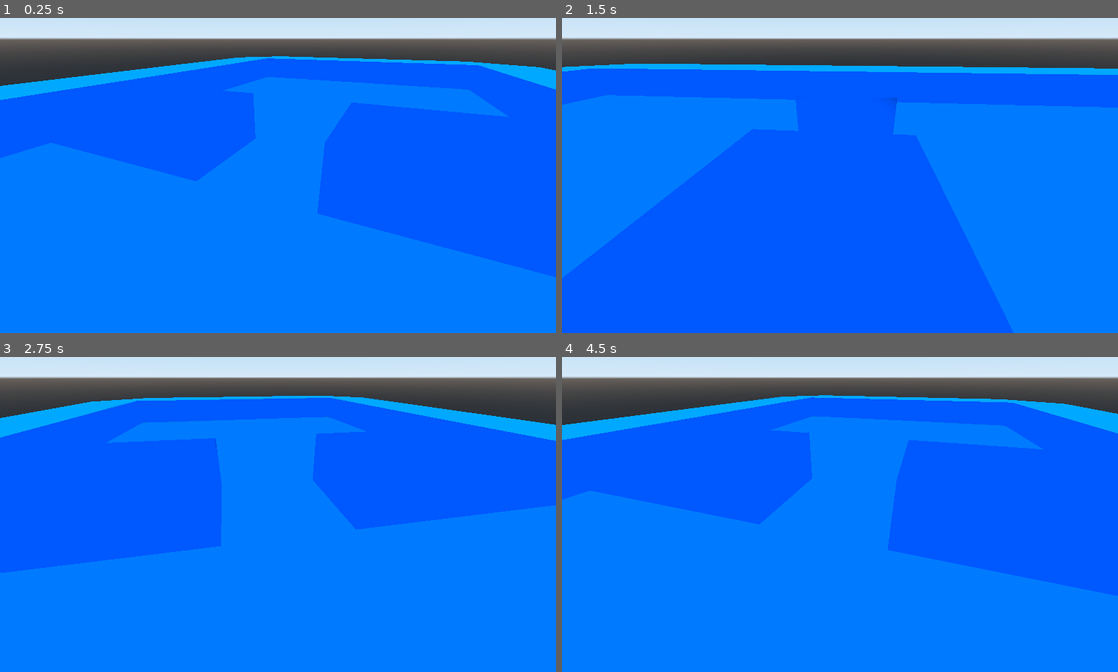
Above: before the commit, frames 1-4 (two rows, left to right).
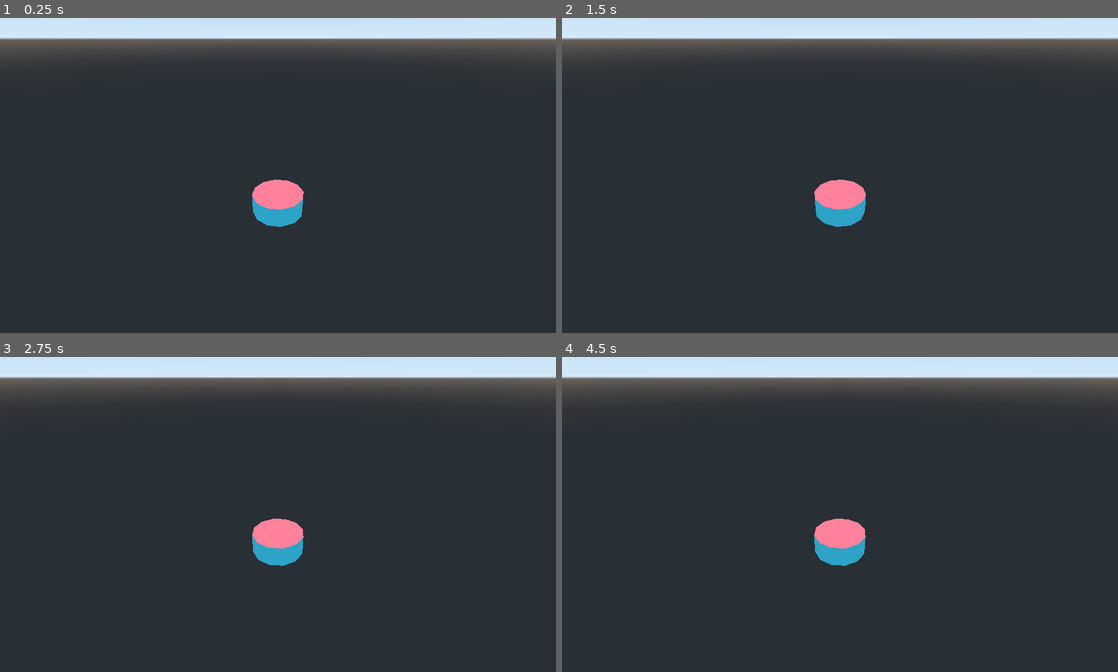
Above: after the commit, the same moments.

Repository: gamkedo-la/puck2000
Game: Godot game, scene res://test_scenes/asset_viewer/AssetViewer.tscn
The game is run twice, just before and just after one commit, with the same random seed, the same clock (stepped at 60 frames per second) and the same inputs. This scene is started directly instead of the project's main scene.
Inputs (mouse positions are in pixels of both pictures, inside the frame that each line leads up to):
- Up to frame 1 (0.25 s): no input
- Up to frame 2 (1.5 s): tap Enter (ui_accept) at 0.5, 0.77 s; move the mouse to (962, 153) at 0.52 s; tap Space (puck) at 0.6, 1.35 s; click (962, 153) at 0.67 s; move the mouse to (728, 188) at 1.27 s; click (728, 188) at 1.42 s
- Up to frame 3 (2.75 s): tap Enter (ui_accept) at 1.52 s; move the mouse to (333, 438) at 2.02 s; press the mouse at (333, 438) at 2.03 s; tap Space (puck) at 2.3 s
- Up to frame 4 (4.5 s): move the mouse to (812, 574) at 2.77 s; release the mouse at (812, 574) at 2.78 s; tap Space (puck) at 2.85, 3.6 s; click (812, 574) at 2.92 s; tap Enter (ui_accept) at 3.02, 3.77 s; move the mouse to (1006, 558) at 3.52 s; click (1006, 558) at 3.67 s; move the mouse to (673, 460) at 4.27 s; click (673, 460) at 4.35 s

The runs differ from the first frame. In frame 1, 85% of the frame differs, in the area x 0-100%, y 12-100%; in frame 2, 85%; in frame 3, 85%; in frame 4, 85%.

Commit message:
add input block between rounds

Diff:
--- a/scenes/GamePlay/GamePlay.tscn
+++ b/scenes/GamePlay/GamePlay.tscn
@@ -56,3 +56,10 @@
 margin_right = 172.0
 margin_bottom = 94.0
 text = "P2: 0"
+
+[node name="CanvasLayer" type="CanvasLayer" parent="."]
+
+[node name="InputBlock" type="CenterContainer" parent="."]
+visible = false
+anchor_right = 1.0
+anchor_bottom = 1.0
--- a/scenes/GamePlay/game_play.gd
+++ b/scenes/GamePlay/game_play.gd
@@ -29,7 +29,7 @@
 func _ready() -> void:
 	current_round = 0
 	# disable controls
-	_disable_input()
+	_toggle_input_block(true)
 	setup_field()
 #	opening_cinematic()
 	start_game()
@@ -41,11 +41,11 @@
 	pass
 
 
-func _disable_input() -> void:
+func _toggle_input_block(isVisible:bool) -> void:
 	# disable all inputs
 	# disable unhandled inputs
 	# disable mouse inputs
-
+	$InputBlock.visible = isVisible
 	pass
 
 
@@ -53,12 +53,17 @@
 
 	timer_round.connect("timeout", self, "end_round")
 
+	_place_table()
 	reset_round() # things like timers and scores etc.
-	_place_table()
+
 	pass
 
 
 func reset_round() -> void:
+
+	p1_area.set_deferred("monitoring", true)
+	p2_area.set_deferred("monitoring", true)
+
 	_place_pucks()
 	timer_round.set_wait_time(round_time)
 #	reset_pucks() # reset puck positions
@@ -72,11 +77,11 @@
 	p1_area = table.get_node("P1Area")
 	p2_area = table.get_node("P2Area")
 
-	if not p1_area.is_connected("body_exited", self, "_check_winner"):
-		var puck_check = p1_area.connect("body_exited", self, "_check_winner", [p1_area])
+	if not p1_area.is_connected("body_exited", self, "_check_round_winner"):
+		var puck_check = p1_area.connect("body_exited", self, "_check_round_winner", [p1_area])
 		assert(puck_check == OK)
-	if not p2_area.is_connected("body_exited", self, "_check_winner"):
-		var puck_check = p2_area.connect("body_exited", self, "_check_winner", [p1_area])
+	if not p2_area.is_connected("body_exited", self, "_check_round_winner"):
+		var puck_check = p2_area.connect("body_exited", self, "_check_round_winner", [p1_area])
 		assert(puck_check == OK)
 
 	if not p1_area.is_connected("body_entered", self, "_count_puck"):
@@ -185,8 +190,9 @@
 
 func start_round() -> void:
 	$CountdownText.visible = false
+	_toggle_input_block(false)
 	print("game round start!")
-	$TimerRoundDuration.start() # connect to a UI element later
+	timer_round.start() # connect to a UI element later
 
 	# enable controls
 
@@ -195,6 +201,11 @@
 
 func end_round(player:String) -> void:
 	print("game round ended!")
+
+	timer_round.stop()
+
+	p1_area.set_deferred("monitoring", false)
+	p2_area.set_deferred("monitoring", false)
 
 	if player == "P1Area":
 		print("P1 is the round winner!")
@@ -226,7 +237,7 @@
 	pass
 
 
-func _check_winner(body:Node, area:Area) -> void:
+func _check_round_winner(body:Node, area:Area) -> void:
 #	prints(body, area)
 	var bodies = area.get_overlapping_bodies()
 #	print(pucks_left)
--- a/tables/classic/TableClassic.tscn
+++ b/tables/classic/TableClassic.tscn
@@ -18,23 +18,23 @@
 
 [node name="Mesh" parent="." instance=ExtResource( 1 )]
 
-[node name="CollisionShape" type="CollisionShape" parent="."]
+[node name="CollisionFlat" type="CollisionShape" parent="."]
 shape = SubResource( 1 )
 
 [node name="CollisionWest" type="CollisionShape" parent="."]
-transform = Transform( 1, 0, 0, 0, 1, 0, 0, 0, 1, -6.78164, 1.9204, 0 )
+transform = Transform( 1, 0, 0, 0, 1, 0, 0, 0, 1, -6.78164, 1.0531, 0 )
 shape = SubResource( 2 )
 
 [node name="CollisionEast" type="CollisionShape" parent="."]
-transform = Transform( 1, 0, 0, 0, 1, 0, 0, 0, 1, 6.83525, 1.9204, 0 )
+transform = Transform( 1, 0, 0, 0, 1, 0, 0, 0, 1, 6.83525, 1.0531, 0 )
 shape = SubResource( 2 )
 
 [node name="CollisionNorth" type="CollisionShape" parent="."]
-transform = Transform( -4.37114e-08, 0, 1, 0, 1, 0, -1, 0, -4.37114e-08, 0.420289, 1.9204, -11.8653 )
+transform = Transform( -4.37114e-08, 0, 1, 0, 1, 0, -1, 0, -4.37114e-08, 0.420289, 1.0531, -11.8653 )
 shape = SubResource( 2 )
 
 [node name="CollisionSouth" type="CollisionShape" parent="."]
-transform = Transform( -4.37114e-08, 0, 1, 0, 1, 0, -1, 0, -4.37114e-08, 0.420289, 1.9204, 11.817 )
+transform = Transform( -4.37114e-08, 0, 1, 0, 1, 0, -1, 0, -4.37114e-08, 0.420289, 1.0531, 11.817 )
 shape = SubResource( 2 )
 
 [node name="CollisionMidWest" type="CollisionShape" parent="."]
--- a/test_scenes/asset_viewer/AssetViewer.tscn
+++ b/test_scenes/asset_viewer/AssetViewer.tscn
@@ -1,6 +1,6 @@
 [gd_scene load_steps=3 format=2]
 
-[ext_resource path="res://tables/classic/table-classic-01.glb" type="PackedScene" id=1]
+[ext_resource path="res://pucks/standard/PuckStd.tscn" type="PackedScene" id=1]
 
 [sub_resource type="GDScript" id=1]
 script/source = "extends Spatial
@@ -25,4 +25,4 @@
 [node name="PlaceModelHere" type="Spatial" parent="."]
 script = SubResource( 1 )
 
-[node name="table-classic-01" parent="PlaceModelHere" instance=ExtResource( 1 )]
+[node name="PuckStd" parent="PlaceModelHere" instance=ExtResource( 1 )]
Not shown, added: _assets_src/misc/progressbar.psd
